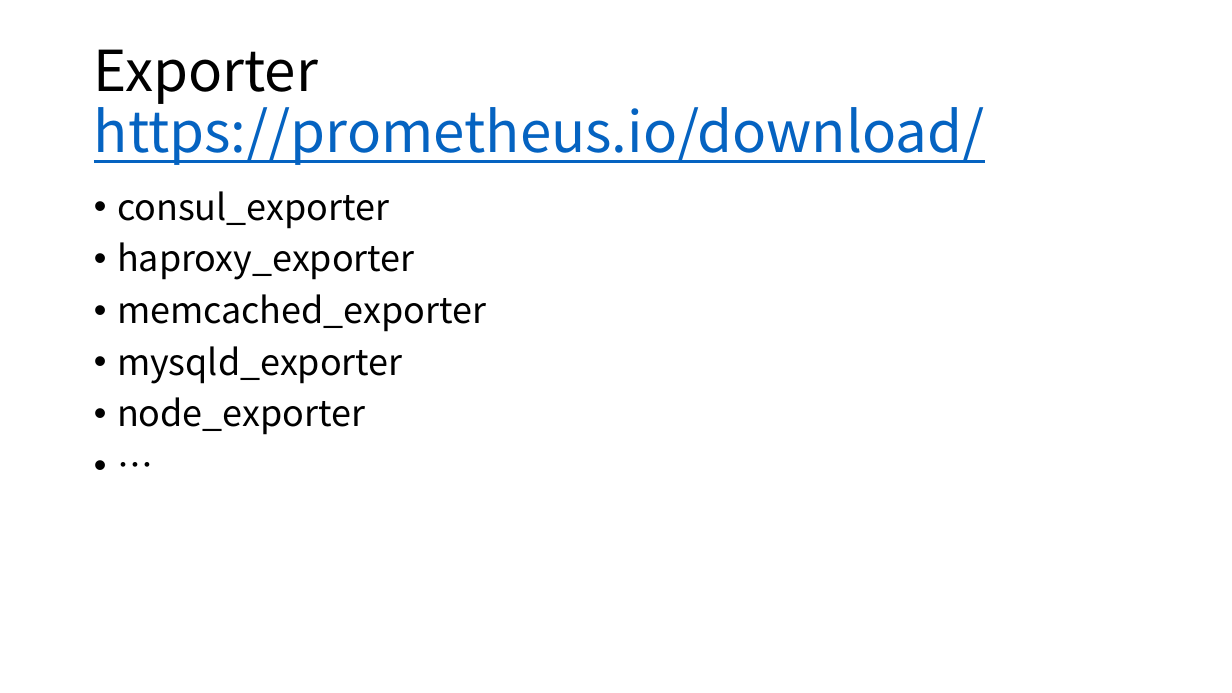
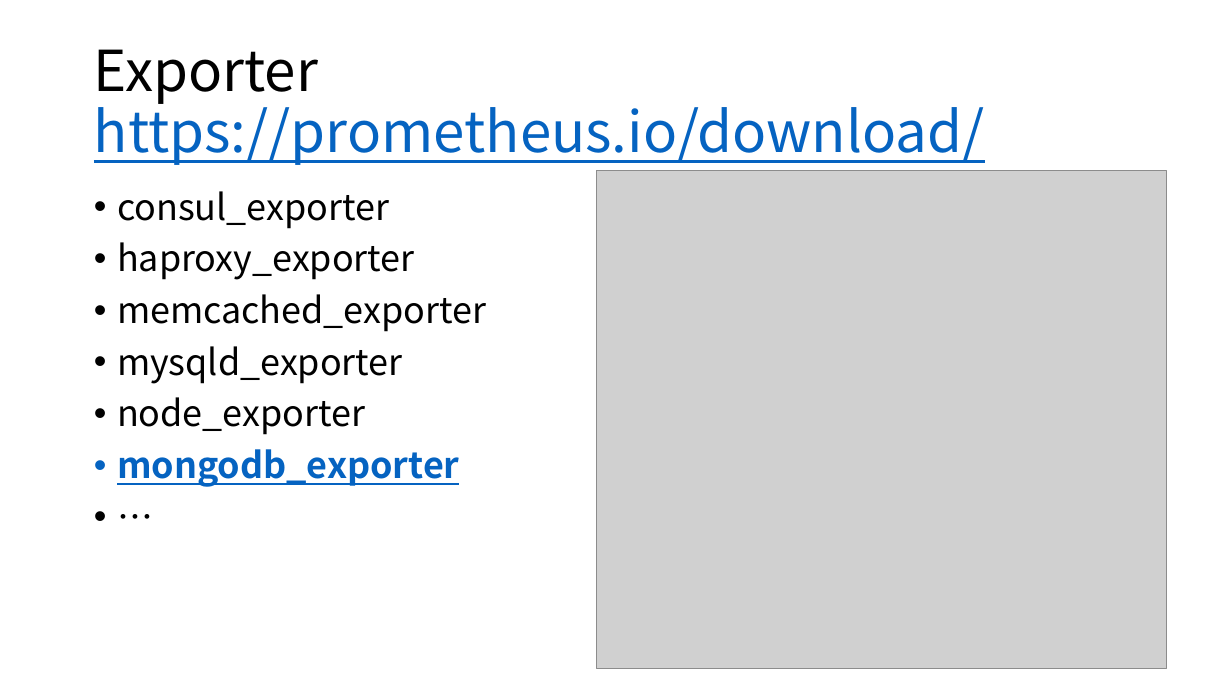
Before and after one commit to kingreatwill/open, a slide deck: slide 40 of files/Prometheus.pptx (slide 37 before the commit). Drawn at 1232x693 pixels with LibreOffice and Linux fonts; fonts in the diff are those of the drawing; grey boxes stand for pictures. Boxes give left, top, right and bottom in pixels: in the first picture for what was removed or moved away, otherwise in the second. Text is boxed around its words. In the diff, an @@ line names an element or a change of style, - is before the commit and + after.

```diff
--- a/files/Prometheus.pptx
+++ b/files/Prometheus.pptx
@@ picture added at [596, 171, 1167, 668] @@
@@ text at [117, 449, 460, 487]: paragraph added @@
+• mongodb_exporter
```
Also in this commit, not shown: 4 slides added, 1 other file.
